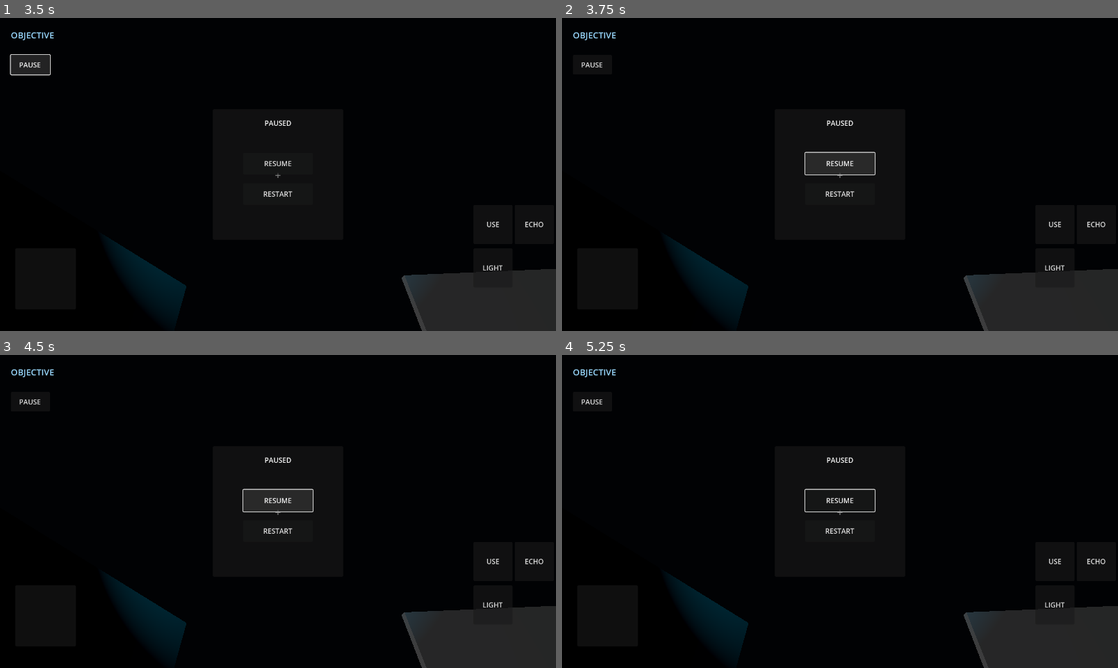
Above: before the commit, frames 1-4 (two rows, left to right).
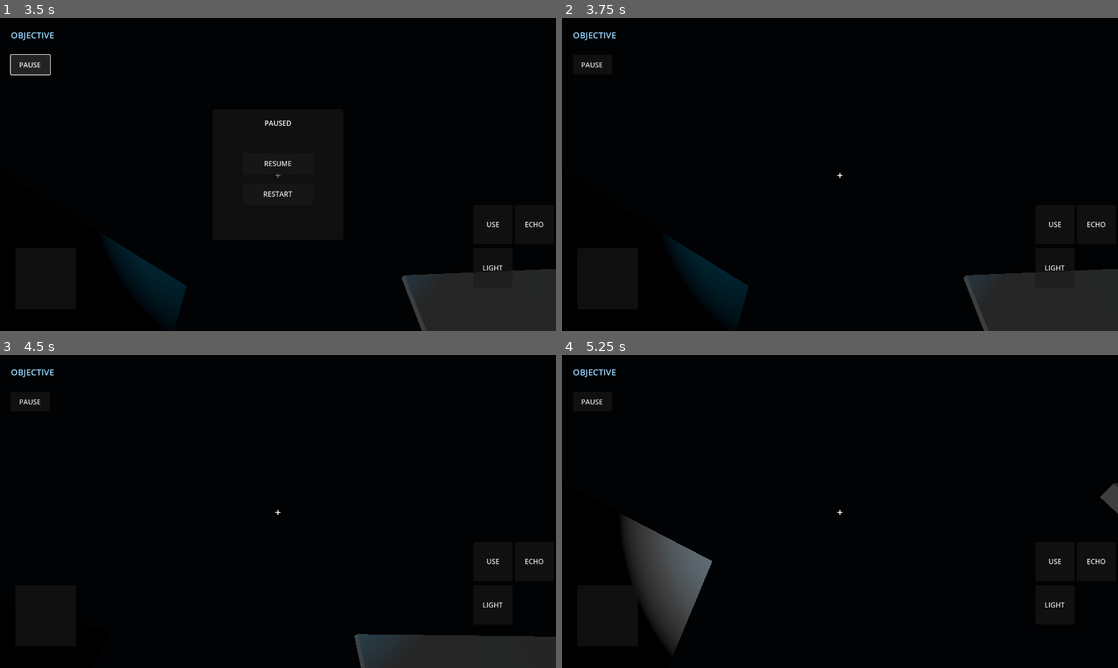
Above: after the commit, the same moments.

Repository: saimerawais1-collab/Echo-Lost
Game: Godot game, scene res://main.tscn
Two runs of this game, one before a commit and one after it. Both use one fixed random seed, a clock stepped at 60 frames per second and the inputs below.
Inputs (mouse positions are in pixels of both pictures, inside the frame that each line leads up to):
- Up to frame 1 (3.5 s): click "LIGHT" at 0.5 s; click "ECHO" at 1.25 s; click "USE" at 2 s; click "PAUSE" at 2.75 s
- Up to frame 2 (3.75 s): click (840, 165) at 3.5 s, where only the run after the commit has a clickable "RESUME"
- Up to frame 3 (4.5 s): tap Enter (ui_accept) at 4.25 s; move the mouse to (305, 511) at 4.27 s; hold Up (ui_up) from 4.28 s (still down); tap E at 4.35 s
- Up to frame 4 (5.25 s): keep holding Up (ui_up); tap Enter (ui_accept) at 4.52 s; move the mouse to (812, 511) at 5.02 s; tap F at 5.1 s

Frame 1 is identical in both runs. In frame 2, 1.1% of the frame differs, in the area x 43-57%, y 32-58%; in frame 3, 5.3%; in frame 4, 9.5%, in the area x 11-100%, y 32-100%.
Error before the commit: Invalid access to property or key 'resume_pressed' on a base object of type 'CanvasLayer (UIManager)'. (res://scripts/GameManager.gd:30)

Commit message:
Update UIManager.gd

Diff:
--- a/scripts/UIManager.gd
+++ b/scripts/UIManager.gd
@@ -5,15 +5,20 @@
 signal flashlight_pressed
 signal resonance_pressed
 signal interact_pressed
-signal pause_pressed
+signal resume_pressed
+signal restart_pressed
 
 @onready var objective_label: Label = $ObjectiveLabel
 @onready var prompt_label: Label = $InteractionPrompt
+
 @onready var flashlight_button: Button = $FlashlightButton
 @onready var resonance_button: Button = $ResonanceButton
 @onready var interact_button: Button = $InteractButton
 @onready var pause_button: Button = $PauseButton
+
 @onready var pause_panel: Panel = $PausePanel
+@onready var resume_button: Button = $PausePanel/ResumeButton
+@onready var restart_button: Button = $PausePanel/RestartButton
 
 var paused: bool = false
 
@@ -21,22 +26,32 @@
 func _ready() -> void:
 	add_to_group("UIManager")
 
-	flashlight_button.pressed.connect(
-		func(): flashlight_pressed.emit()
-	)
+	# UI remains active while the game is paused
+	process_mode = Node.PROCESS_MODE_ALWAYS
 
-	resonance_button.pressed.connect(
-		func(): resonance_pressed.emit()
-	)
+	flashlight_button.pressed.connect(_on_flashlight_pressed)
+	resonance_button.pressed.connect(_on_resonance_pressed)
+	interact_button.pressed.connect(_on_interact_pressed)
+	pause_button.pressed.connect(_toggle_pause)
 
-	interact_button.pressed.connect(
-		func(): interact_pressed.emit()
-	)
-
-	pause_button.pressed.connect(_toggle_pause)
+	resume_button.pressed.connect(_on_resume_pressed)
+	restart_button.pressed.connect(_on_restart_pressed)
 
 	pause_panel.visible = false
 	prompt_label.text = ""
+	objective_label.text = "OBJECTIVE"
+
+
+func _on_flashlight_pressed() -> void:
+	flashlight_pressed.emit()
+
+
+func _on_resonance_pressed() -> void:
+	resonance_pressed.emit()
+
+
+func _on_interact_pressed() -> void:
+	interact_pressed.emit()
 
 
 func set_objective(title: String, _description: String = "") -> void:
@@ -52,15 +67,41 @@
 
 
 func _toggle_pause() -> void:
-	paused = not paused
-	pause_panel.visible = paused
-	get_tree().paused = paused
+	if paused:
+		resume_game()
+	else:
+		pause_game()
+
+
+func pause_game() -> void:
+	if paused:
+		return
+
+	paused = true
+	pause_panel.visible = true
+	get_tree().paused = true
 
 
 func resume_game() -> void:
 	paused = false
 	pause_panel.visible = false
 	get_tree().paused = false
+	resume_pressed.emit()
+
+
+func restart_game() -> void:
+	paused = false
+	pause_panel.visible = false
+	get_tree().paused = false
+	restart_pressed.emit()
+
+
+func _on_resume_pressed() -> void:
+	resume_game()
+
+
+func _on_restart_pressed() -> void:
+	restart_game()
 
 
 func _notification(what: int) -> void:
